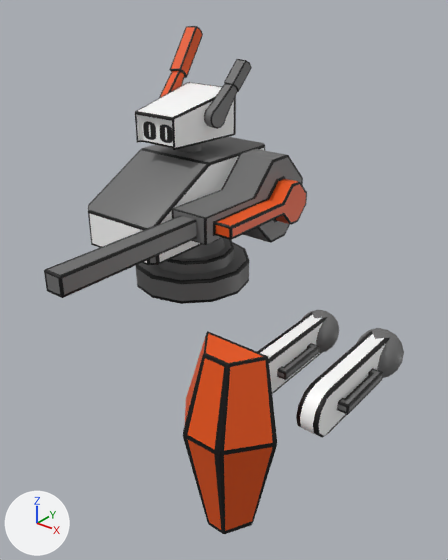
The FBX model Assets/Art/Models/Character Models/Player Models/Player Mech Model.fbx as it was, and as the next commit left it.
One viewpoint serves both versions: a camera (50 mm lens) standing at (7.68, -8.5, 7.64) and looking at (1.95, -1.33, 3.2). Arrows for +X, +Y and +Z are at lower left; the lights stay in place. Where no turn or scale is listed for an object, it has been applied to the vertices.

Objects in the first picture: 'Barrel', 'Foot', 'Gun', 'Leg Lower', 'Leg Upper', 'Mech Base', 'Mech Torso'.
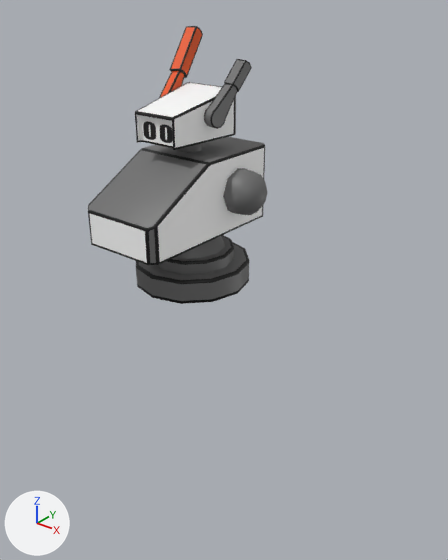
The newer file is also rescaled (x0.471), turned or shifted as a whole; pictures and numbers use the older file's frame.

Changed parts and their boxes [x1, y1, x2, y2] in the pictures (448 x 560 px):
'Foot', deleted (orange): before [183, 331, 277, 534]
'Gun', deleted: before [172, 149, 307, 245]
'Leg Upper', deleted: before [296, 328, 404, 437]
'Barrel', deleted: before [44, 216, 197, 298]
'Leg Lower', deleted: before [257, 310, 339, 394]

Patch to the scene script:
```diff
--- a/Assets/Art/Models/Character Models/Player Models/Player Mech Model.fbx.py
+++ b/Assets/Art/Models/Character Models/Player Models/Player Mech Model.fbx.py
@@ ob_gun @@
-ob_gun = bpy.data.objects.new('Gun', me_cube_011)
-ob_gun.location = (1.62, -0.21, 4.1)
@@ ob_leg_upper @@
-ob_leg_upper = bpy.data.objects.new('Leg Upper', me_cylinder_002)
-ob_leg_upper.location = (4.34, -0.38, 2.27)
@@ ob_leg_lower @@
-ob_leg_lower = bpy.data.objects.new('Leg Lower', me_cylinder_035)
-ob_leg_lower.location = (3.24, -0.38, 2.27)
@@ ob_foot @@
-ob_foot = bpy.data.objects.new('Foot', me_cube_013)
-ob_foot.location = (3.24, -2.9, 2.38)
@@ ob_barrel @@
-ob_barrel = bpy.data.objects.new('Barrel', me_cube_015)
-ob_barrel.location = (1.62, -0.21, 4.1)
```
